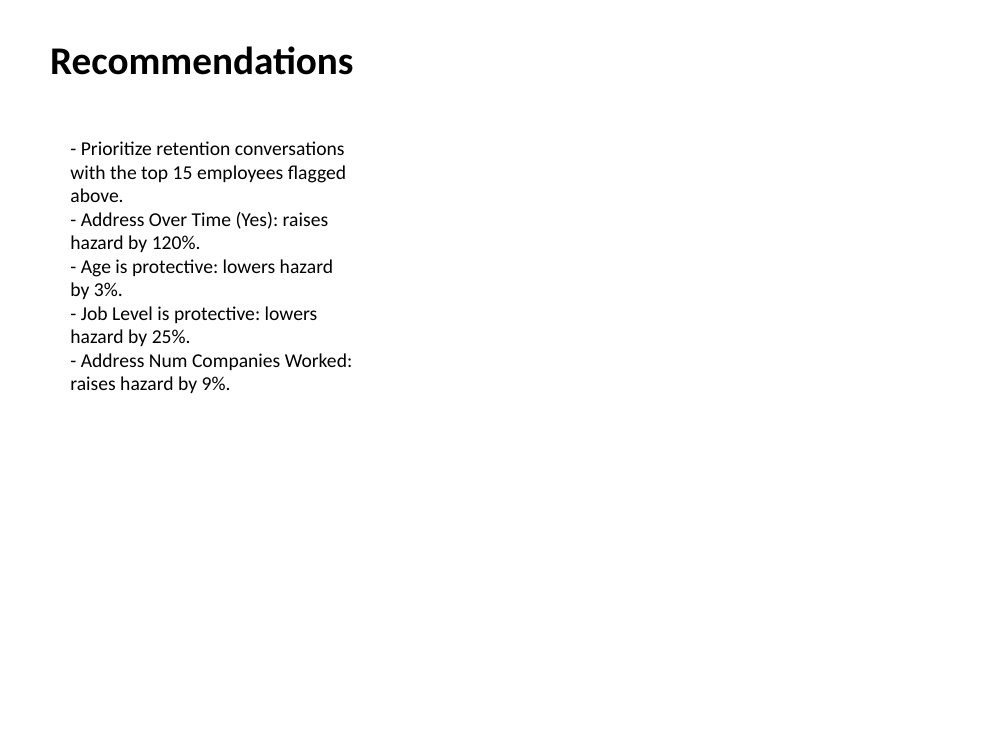
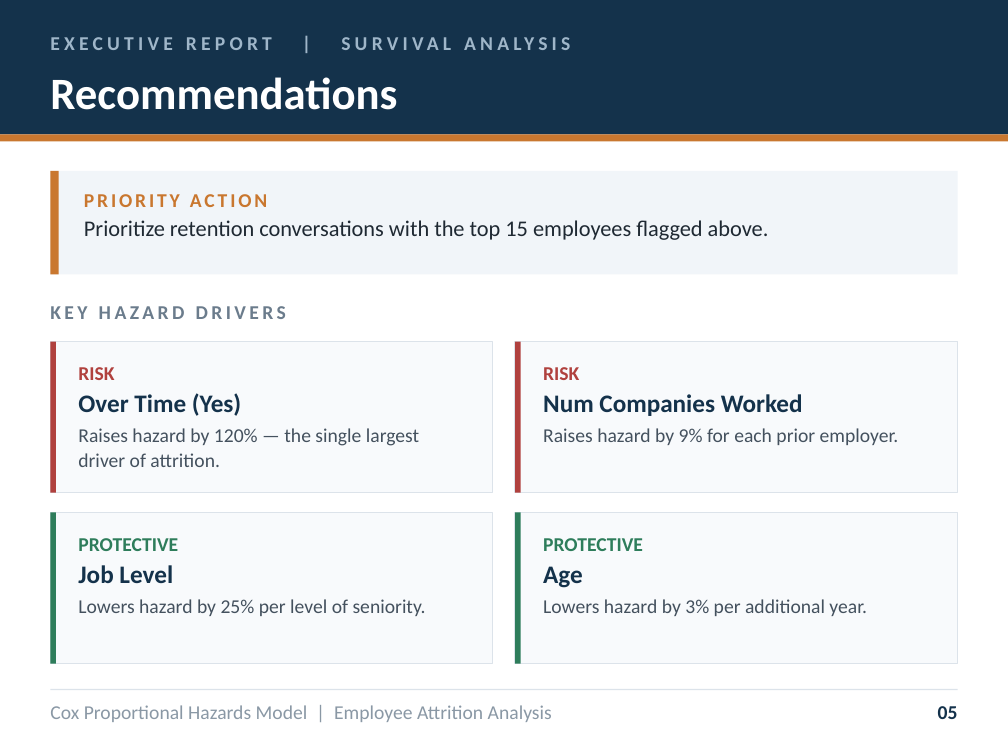
Before and after one commit to Nickwisely97/Code-Portofolio, a slide deck: slide 5 of Project/Forecasting & Predictive Modeling/Headcount Attrition - Survival Analysis/result/slides/Executive_Attrition_Report.pptx (slide 6 before the commit). Drawn at 1008x756 pixels with LibreOffice and Linux fonts; fonts in the diff are those of the drawing. Boxes give left, top, right and bottom in pixels: in the first picture for what was removed or moved away, otherwise in the second. Text is boxed around its words. In the diff, an @@ line names an element or a change of style, - is before the commit and + after.

Commit message:
Reverse-engineer PPTX design system, timestamp report filenames
STEP 11 (new): a reusable design system extracted from the user's hand-refined version of Executive_Attrition_Report.pptx -- exact colors (navy/gold/red/green), type scale, header/footer band, stat cards, eyebrow labels, and panel components as named constants and helper functions (new_slide, add_stat_card, add_eyebrow, add_panel, add_footnote).

STEP 12 (new, replaces the old inline PPTX cell): rebuilds the same 5-slide layout (Executive Summary + Model Validation merged, What Drives Attrition, Retention Curves, Who Is at Risk, Recommendations) using that design system with fresh data every run -- including a fix so text runs carry explicit font/color (paragraph-level formatting alone doesn't read back reliably, and risked not rendering consistently across viewers).

Risk/protective driver cards on the Recommendations slide are now chosen dynamically (largest |hazard - 1| among significant covariates) rather than hardcoded, so they stay correct if the underlying data changes.

Output filename now includes a timestamp (Executive_Attrition_Report_<YYYYMMDD_HHMMSS>.pptx) so re-running never overwrites a previous version. The original hand-refined file (no timestamp) is kept as the design reference STEP 11 was built from.

Verified: regenerated PPTX structurally matches the reference (colors, positions, font sizes/weights all identical) via python-pptx introspection.

```diff
--- a/Project/Forecasting & Predictive Modeling/Headcount Attrition - Survival Analysis/result/slides/Executive_Attrition_Report.pptx
+++ b/Project/Forecasting & Predictive Modeling/Headcount Attrition - Survival Analysis/result/slides/Executive_Attrition_Report.pptx
@@ rectangle added at bbox=[0, 0, 1008, 134], fill #14324B @@
@@ text added at bbox=[50, 37, 272, 50], 14 pt, text #9FB6C9, bold @@
+EXECUTIVE REPORT | SURVIVAL ANALYSIS
@@ text "Recommendations": place and size @@
-text "Recommendations" at bbox=[50, 46, 353, 75]
+text "Recommendations" at bbox=[50, 77, 397, 110]
@@ text "Recommendations" at bbox=[50, 77, 397, 110]: size 28 to 32 pt, text colour #000000 to #FFFFFF @@
@@ rectangle added at bbox=[0, 134, 1008, 141], fill #C9772F @@
@@ text removed at bbox=[70, 141, 352, 393] @@
-- Prioritize retention conversations with the top 15 employees flagged above.
-- Address Over Time (Yes): raises hazard by 120%.
-- Age is protective: lowers hazard by 3%.
-- Job Level is protective: lowers hazard by 25%.
-- Address Num Companies Worked: raises hazard by 9%.
@@ rectangle added at bbox=[50, 170, 958, 274], fill #F1F5F9 @@
@@ rectangle added at bbox=[50, 170, 58, 274], fill #C9772F @@
@@ text added at bbox=[84, 194, 769, 240], 16 pt, text #1F2933 @@
+PRIORITY ACTION
+Prioritize retention conversations with the top 15 employees flagged above.
@@ text added at bbox=[50, 306, 286, 319], 14 pt, text #6B7C8C, bold @@
+KEY HAZARD DRIVERS
@@ rectangle added at bbox=[50, 342, 493, 493], fill #F8FAFC, outline #DCE3EA 1 pt, 14 pt, text #44515E @@
+RISK
+Over Time (Yes)
+Raises hazard by 120% — the single largest driver of attrition.
@@ rectangle added at bbox=[50, 342, 56, 493], fill #B0413E @@
@@ rectangle added at bbox=[515, 342, 958, 493], fill #F8FAFC, outline #DCE3EA 1 pt, 14 pt, text #44515E @@
+RISK
+Num Companies Worked
+Raises hazard by 9% for each prior employer.
@@ rectangle added at bbox=[515, 342, 521, 493], fill #B0413E @@
@@ rectangle added at bbox=[50, 512, 493, 663], fill #F8FAFC, outline #DCE3EA 1 pt, 14 pt, text #44515E @@
+PROTECTIVE
+Job Level
+Lowers hazard by 25% per level of seniority.
@@ rectangle added at bbox=[50, 512, 56, 663], fill #2E7D5B @@
@@ rectangle added at bbox=[515, 512, 958, 663], fill #F8FAFC, outline #DCE3EA 1 pt, 14 pt, text #44515E @@
+PROTECTIVE
+Age
+Lowers hazard by 3% per additional year.
@@ rectangle added at bbox=[515, 512, 521, 663], fill #2E7D5B @@
@@ rectangle added at bbox=[50, 688, 958, 689], fill #DCE3EA @@
@@ text added at bbox=[50, 705, 552, 722], 14 pt, text #8A98A5 @@
+Cox Proportional Hazards Model | Employee Attrition Analysis
@@ text added at bbox=[938, 706, 958, 719], 14 pt, text #14324B, bold @@
+05
```
Also in this commit, not shown: 3 other slides changed, 1 slide added, 2 slides removed, 3 other files.
